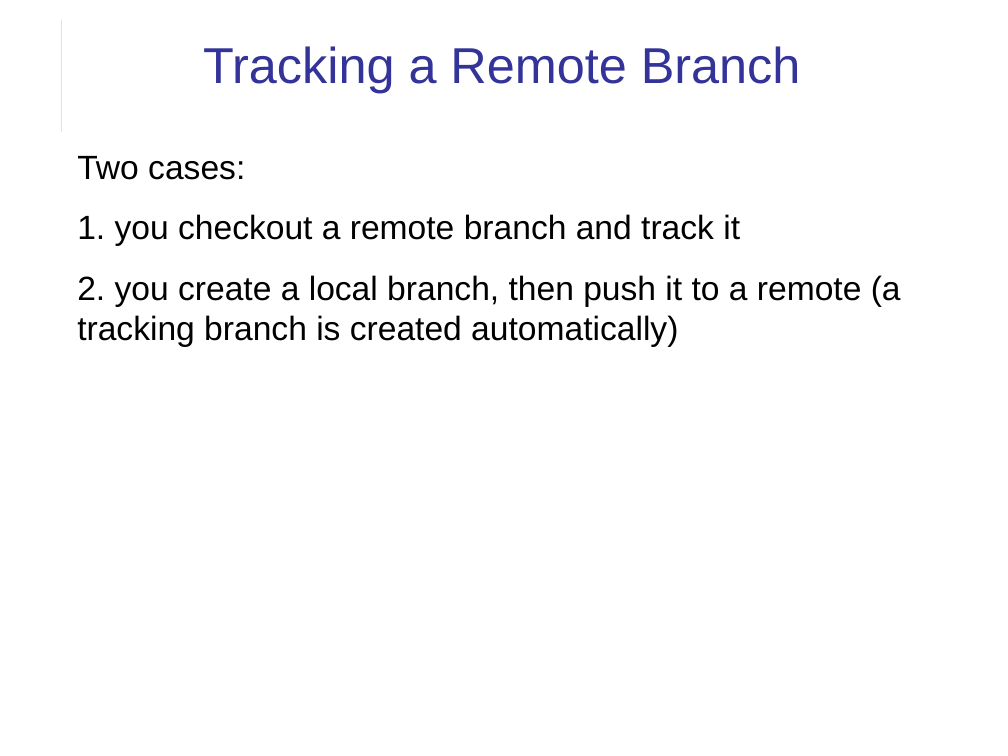
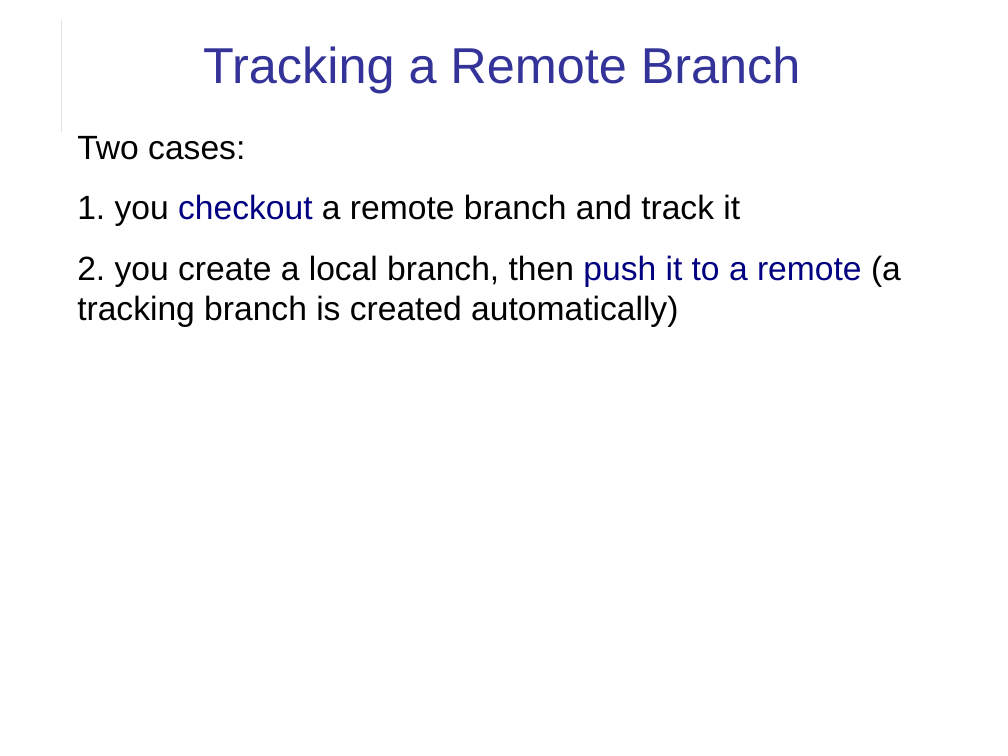
Before and after one commit to cpske/ISP, a slide deck: slide 22 of git/Git-Remotes.odp (slide 21 before the commit). Drawn at 1008x756 pixels with LibreOffice and Linux fonts; fonts in the diff are those of the drawing. Boxes give left, top, right and bottom in pixels: in the first picture for what was removed or moved away, otherwise in the second. Text is boxed around its words. In the diff, an @@ line names an element or a change of style, - is before the commit and + after.

```diff
--- a/git/Git-Remotes.odp
+++ b/git/Git-Remotes.odp
@@ text "Two cases:": place and size @@
-text "Two cases:" at bbox=[77, 156, 901, 347]
+text "Two cases:" at bbox=[77, 136, 901, 327]
@@ text at bbox=[77, 194, 901, 327]: text colour #000000 to #000080 in "checkout", "push it to a remote" @@
```
Also in this commit, not shown: 9 other slides changed, 1 slide added, 3 slides removed, 4 other files.
